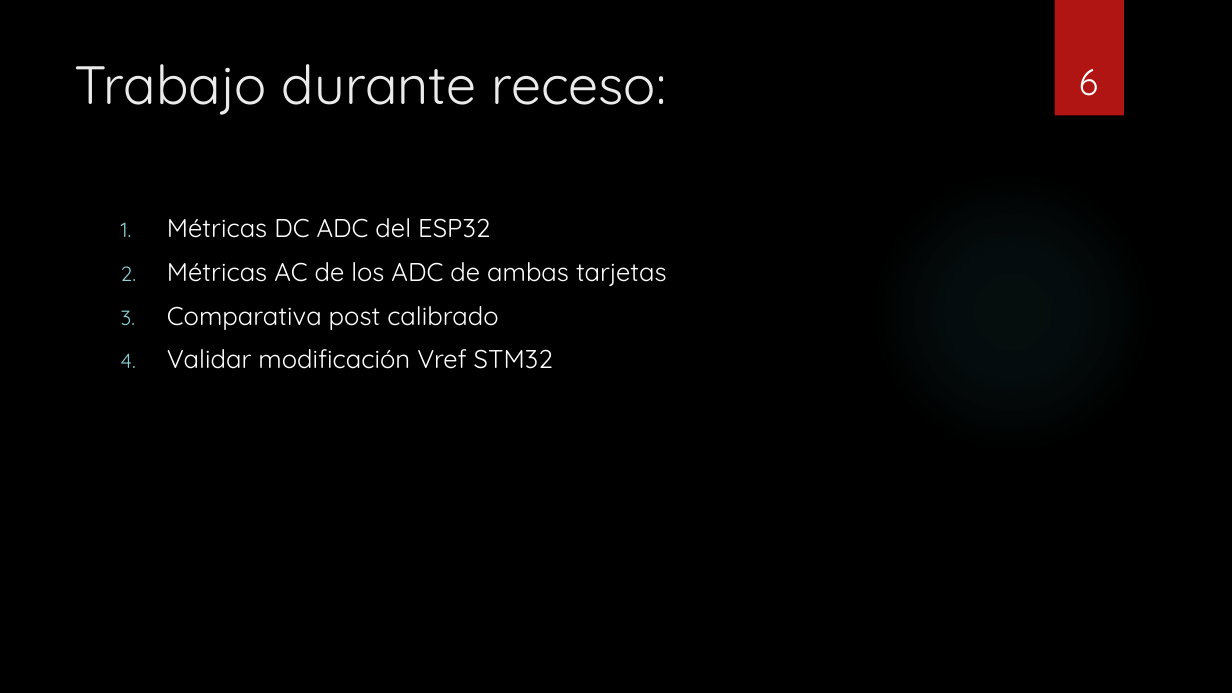
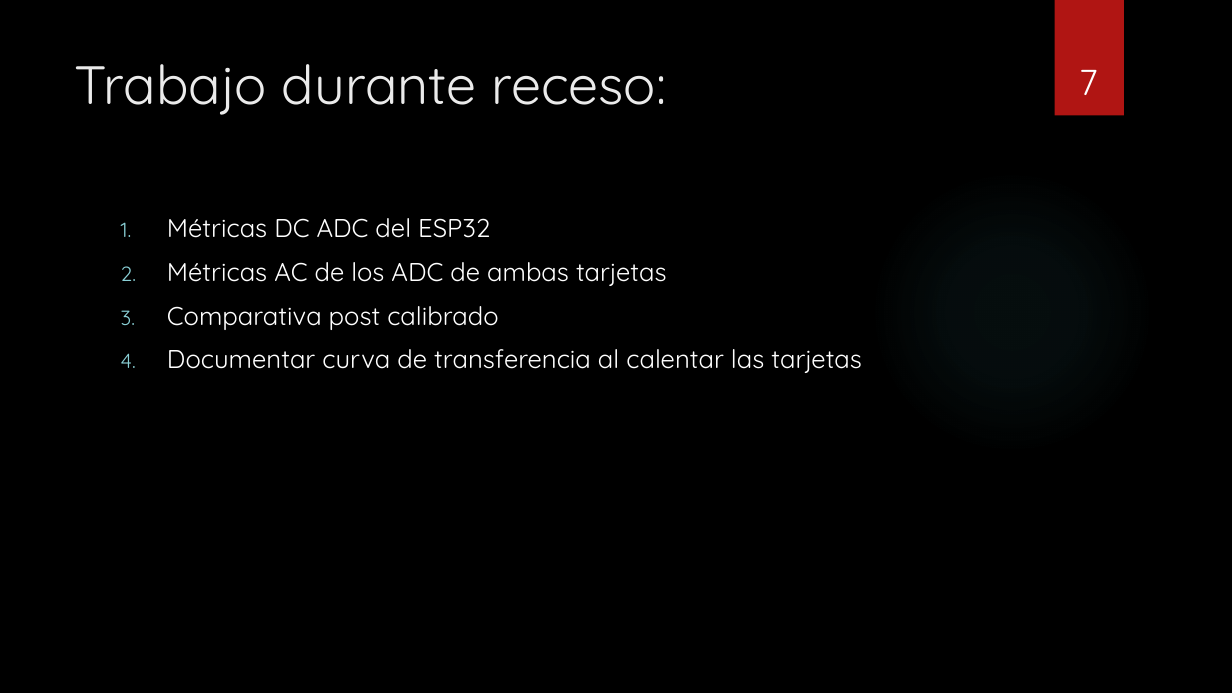
Before and after one commit to papijou2433/IPD_439_Workspaces, a slide deck: slide 7 of Proyecto/Presentaciones/SSanchez_Avance_4.pptx (slide 6 before the commit). Drawn at 1232x693 pixels with LibreOffice and Linux fonts; fonts in the diff are those of the drawing; background and template pictures are left out. Boxes give left, top, right and bottom in pixels: in the first picture for what was removed or moved away, otherwise in the second. Text is boxed around its words. In the diff, an @@ line names an element or a change of style, - is before the commit and + after.

```diff
--- a/Proyecto/Presentaciones/SSanchez_Avance_4.pptx
+++ b/Proyecto/Presentaciones/SSanchez_Avance_4.pptx
@@ page number at (1079,70,1098,95): text changed @@
-6
+7
@@ text at (167,349,862,373): text changed @@
-4. Validar modificación Vref STM32
+4. Documentar curva de transferencia al calentar las tarjetas
```
Also in this commit, not shown: 1 other slide changed, 1 slide added, 16 other files.
